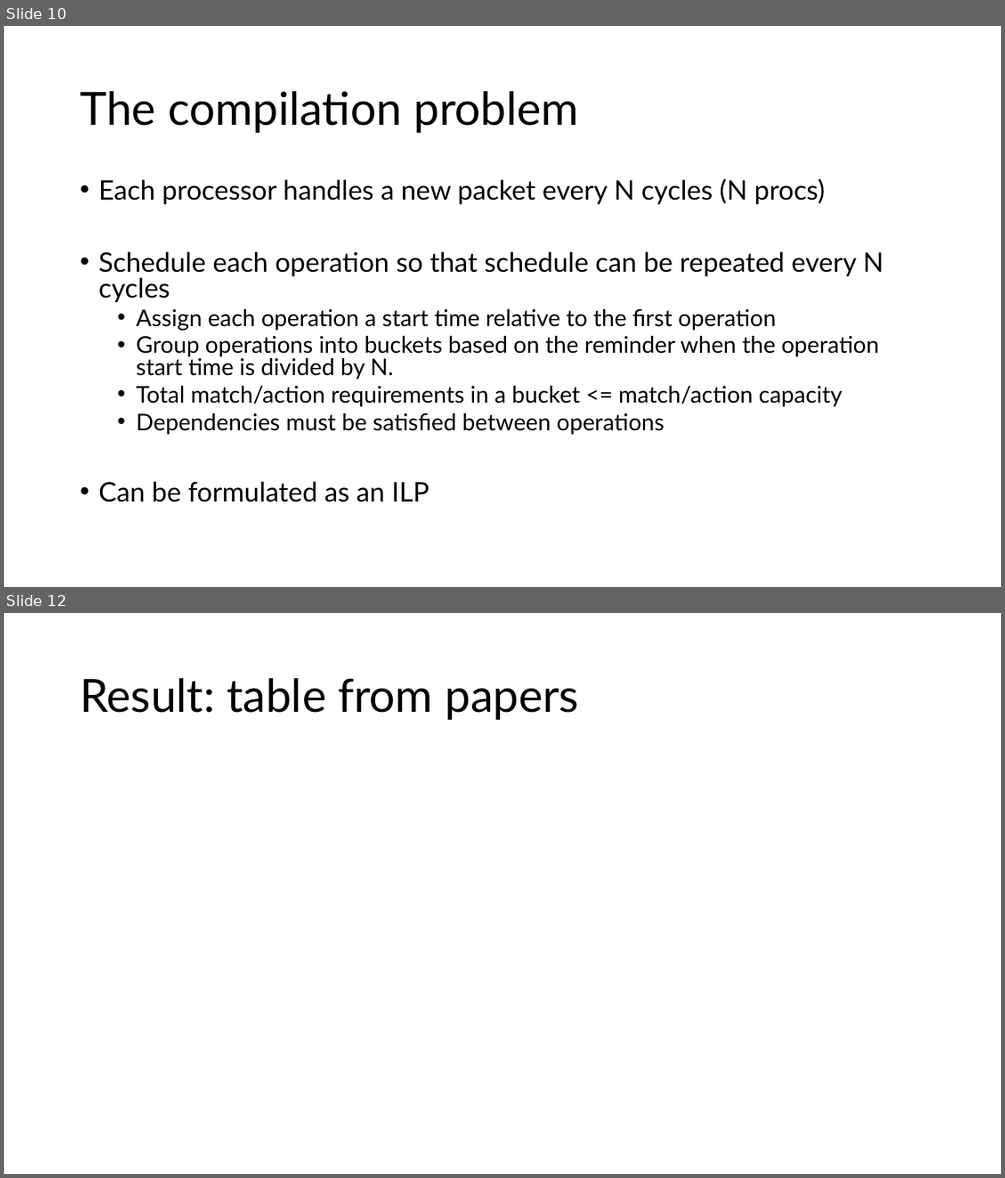
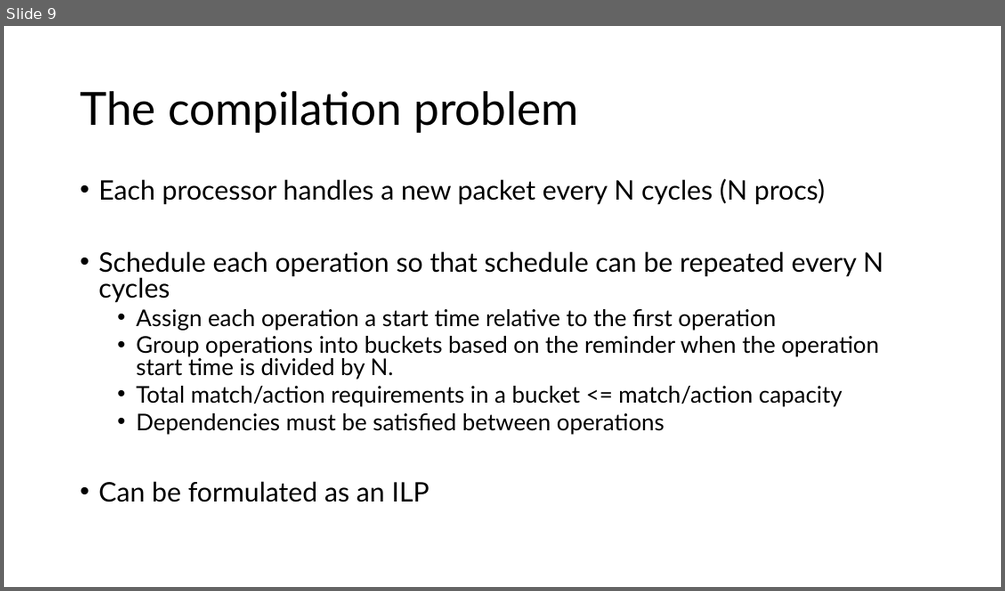
Before and after one commit to anirudhSK/drmt_talk, a slide deck: drmt.pptx. Shown one above the other, each under a label of ours: slides 10 and 12 before the commit, slide 9 after it; the slides between them are not shown. The pictures are 1005x1178 and 1005x591 pixels, drawn with LibreOffice and Linux fonts; fonts in the diff are those of the drawing. Boxes give left, top, right and bottom in pixels: in the first picture for what was removed or moved away, otherwise in the second. Text is boxed around its words. In the diff, an @@ line names an element or a change of style, - is before the commit and + after.

```diff
--- a/drmt.pptx
+++ b/drmt.pptx
@@ slide 12 removed at (x1=4, y1=613, x2=1001, y2=1174), background #FFFFFF @@
@@ title removed at (x1=80, y1=678, x2=579, y2=720) @@
-Result: table from papers
@@ what was slide 10 is now slide 9 @@
```
Also in this commit, not shown: 3 slides changed, 13 slides added, 3 other slides removed.
